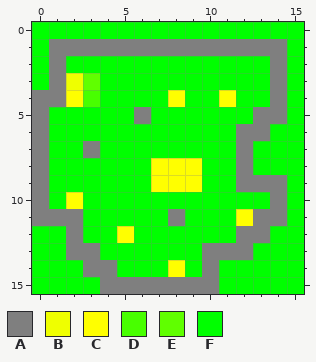
Two states of a pixel-art sprite, res/textures/level.png. The picture above is the old version.
The file is 16x16 pixels.
Palette (. is transparent): A #7f7f7f  B #efff00  C #ffff00  D #48ff00  E #60ff00  F #00ff00
The result:
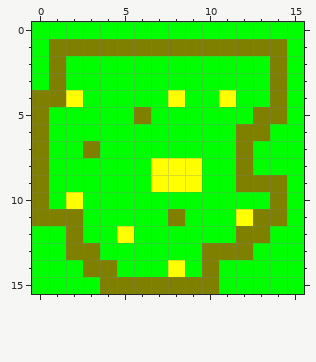
Edits made:
colour A: #7f7f7f -> #7f7f00
y 3: x 2..3 BE -> FF
y 4: x 3 D -> F
